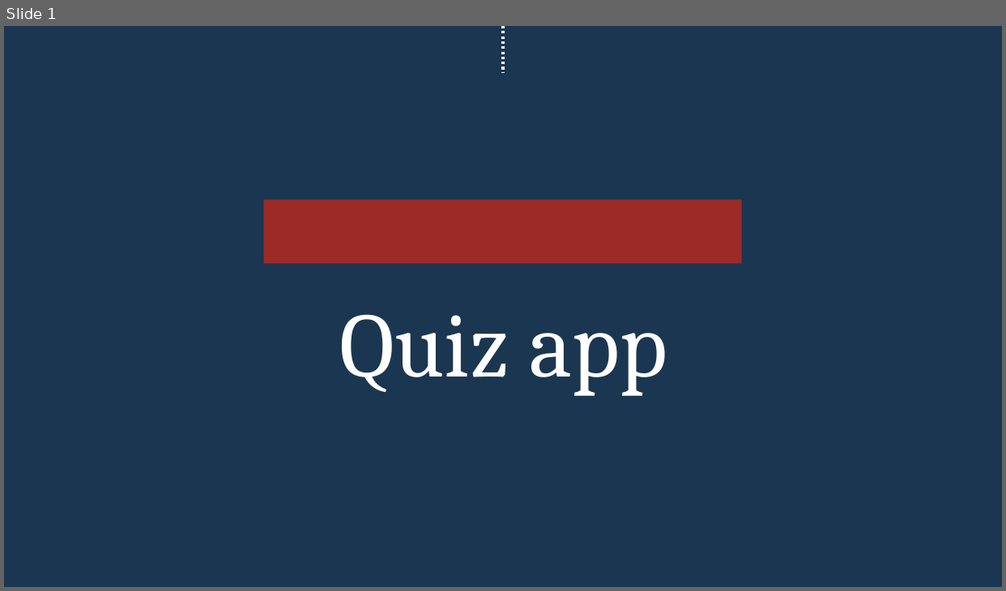
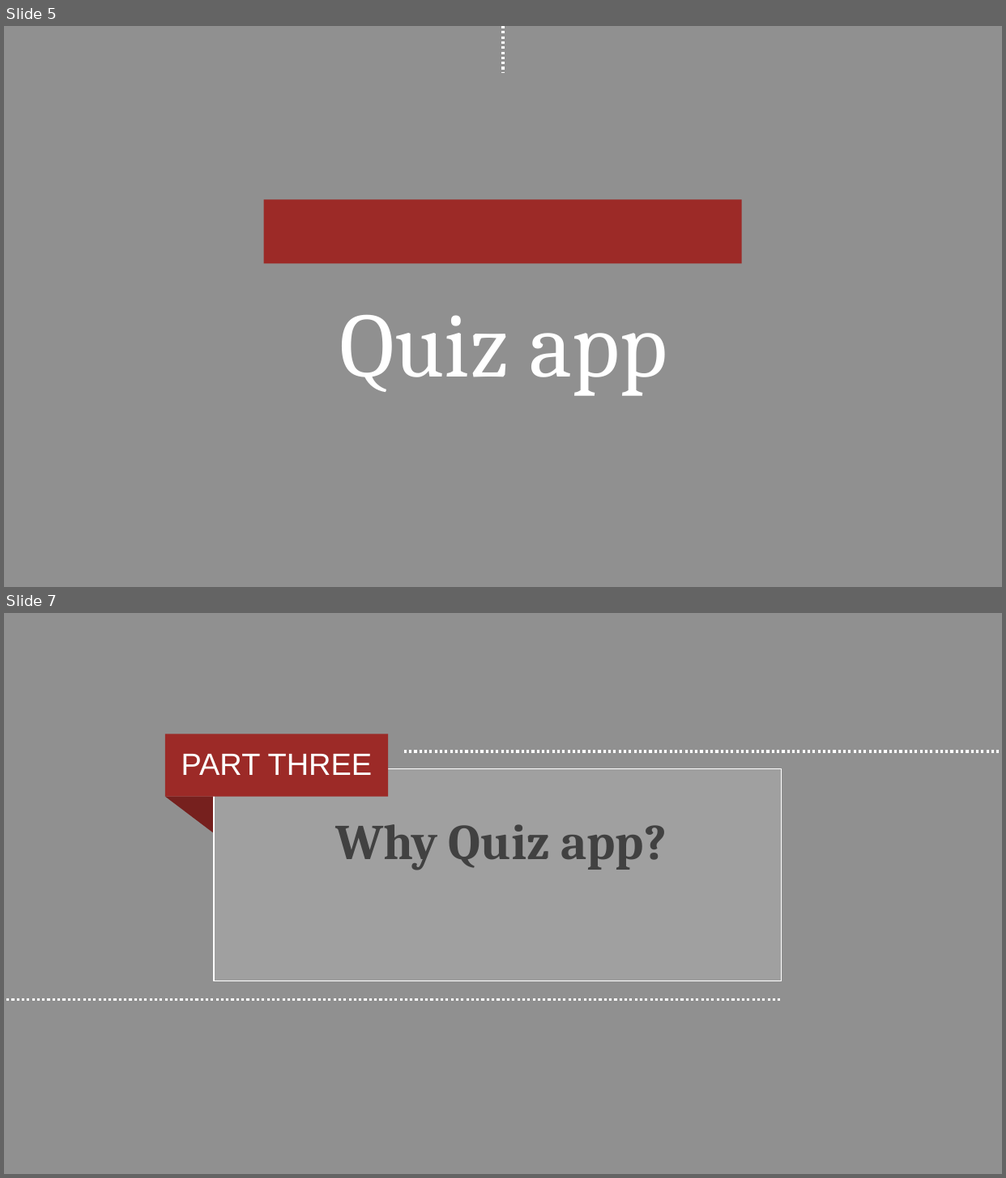
Before and after one commit to gkalidas/project_quiz_app, a slide deck: quizapp.pptx. Shown one above the other, each under a label of ours: slide 1 before the commit, slides 5 and 7 after it; the slides between them are not shown. The pictures are 1006x591 and 1006x1178 pixels, drawn with LibreOffice and Linux fonts; fonts in the diff are those of the drawing; background and template pictures are left out. Boxes give left, top, right and bottom in pixels: in the first picture for what was removed or moved away, otherwise in the second. Text is boxed around its words. In the diff, an @@ line names an element or a change of style, - is before the commit and + after.

```diff
--- a/quizapp.pptx
+++ b/quizapp.pptx
@@ slide 7 added at (x1=4, y1=613, x2=1002, y2=1174), background #414141 at 58% opacity @@
@@ rectangle added at (x1=164, y1=734, x2=388, y2=797), fill #9C2A27 @@
@@ text added at (x1=181, y1=754, x2=373, y2=775), 22.2 pt, text #FFFFFF @@
+PART THREE
@@ line added from (404, 752) to (999, 752), #FFFFFF 1.85 pt dashed @@
@@ rectangle added at (x1=214, y1=769, x2=782, y2=982), fill #FFFFFF at 15% opacity, outline #FFFFFF 0.75 pt @@
@@ right triangle added at (x1=164, y1=797, x2=214, y2=833), fill #76201E @@
@@ text added at (x1=335, y1=824, x2=667, y2=871), 36 pt, text #414141, bold @@
+Why Quiz app?
@@ line added from (4, 1000) to (782, 1000), #FFFFFF 1.85 pt dashed @@
@@ what was slide 1 is now slide 5 @@
@@ slide 5 changed as well @@
@@ background #1B3651 to #414141 at 58% opacity @@
```
Also in this commit, not shown: 6 other slides changed, 5 other slides added, 2 slides removed.
